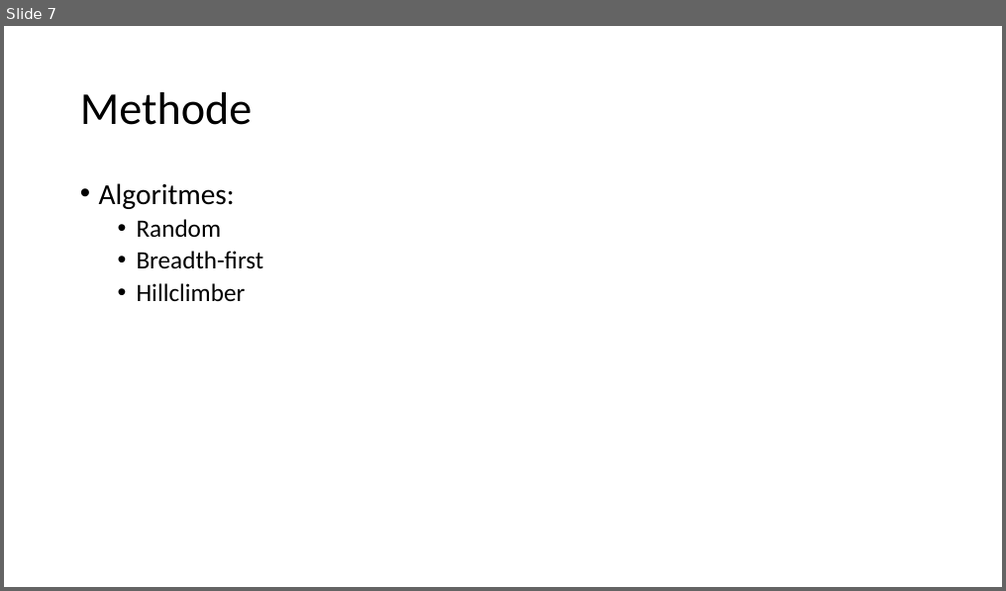
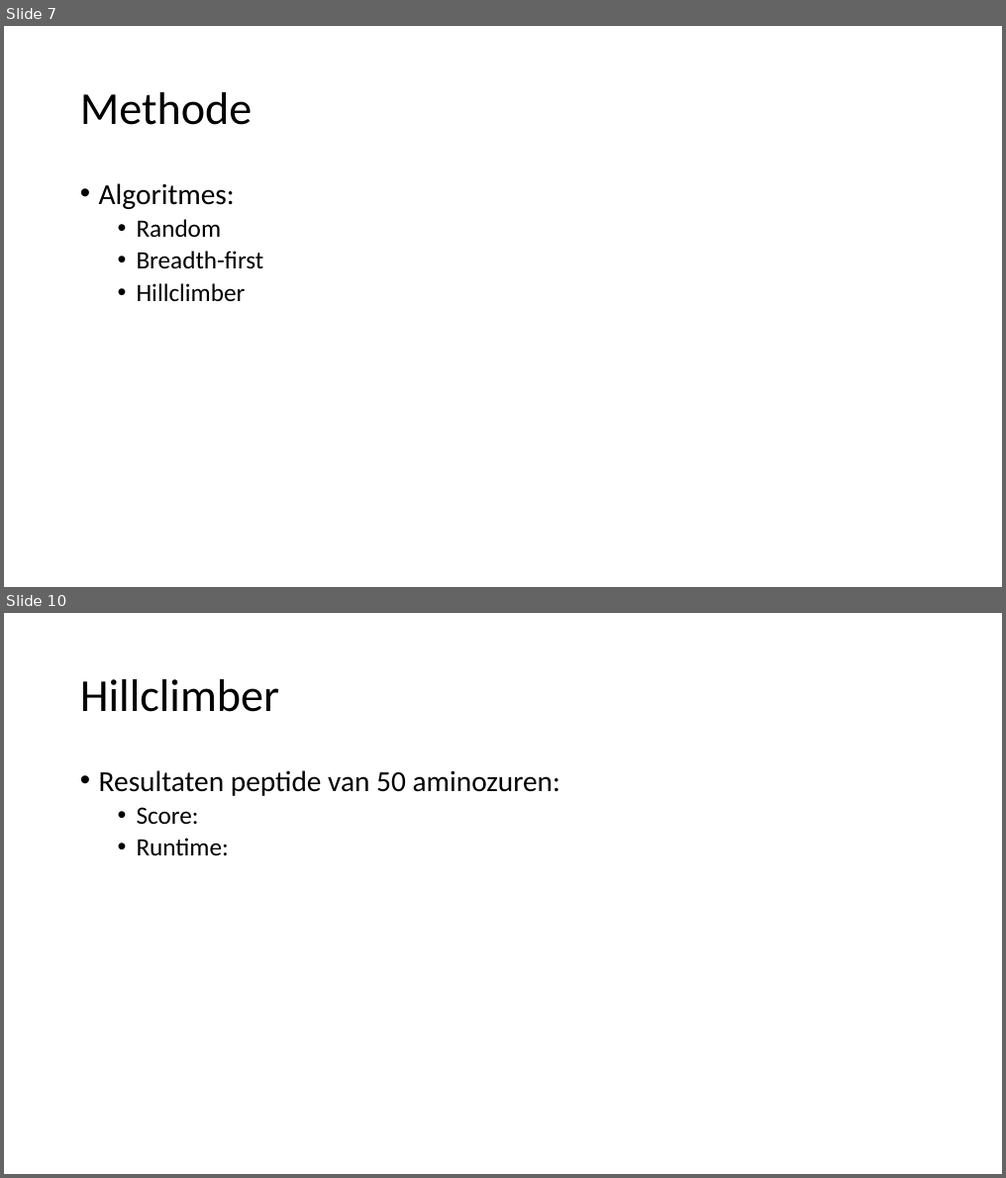
Before and after one commit to LunarLite/Proteasen, a slide deck: Presentations/Proteasen - week 1.pptx. Shown one above the other, each under a label of ours: slide 7 before the commit, slides 7 and 10 after it; the slides between them are not shown. The pictures are 1006x591 and 1006x1178 pixels, drawn with LibreOffice and Linux fonts; fonts in the diff are those of the drawing. Boxes give left, top, right and bottom in pixels: in the first picture for what was removed or moved away, otherwise in the second. Text is boxed around its words. In the diff, an @@ line names an element or a change of style, - is before the commit and + after.

```diff
--- a/Presentations/Proteasen - week 1.pptx
+++ b/Presentations/Proteasen - week 1.pptx
@@ slide 10 added at <box>4,613,1002,1174</box>, background #FFFFFF @@
@@ title added at <box>80,679,279,712</box>, 44 pt, text #000000 @@
+Hillclimber
@@ text added at <box>99,770,560,857</box>, 28 pt, text #000000 @@
+• Resultaten peptide van 50 aminozuren:
+  • Score:
+  • Runtime:
```
Also in this commit, not shown: 2 other slides added, 1 slide removed, 4 other files.
